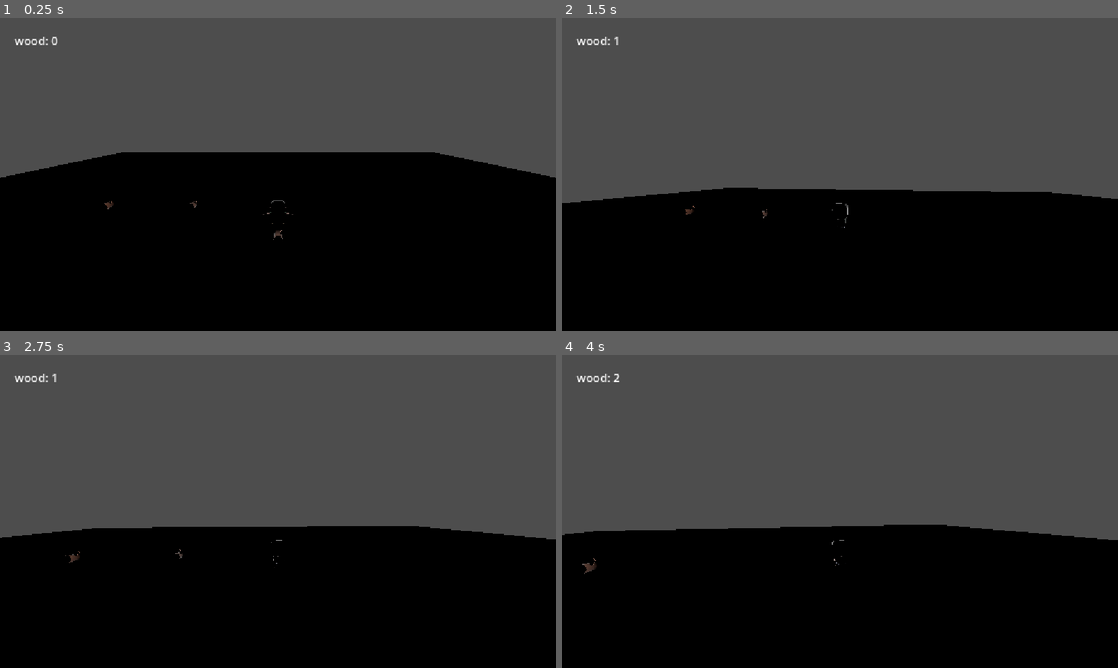
Above: before the commit, frames 1-4 (two rows, left to right).
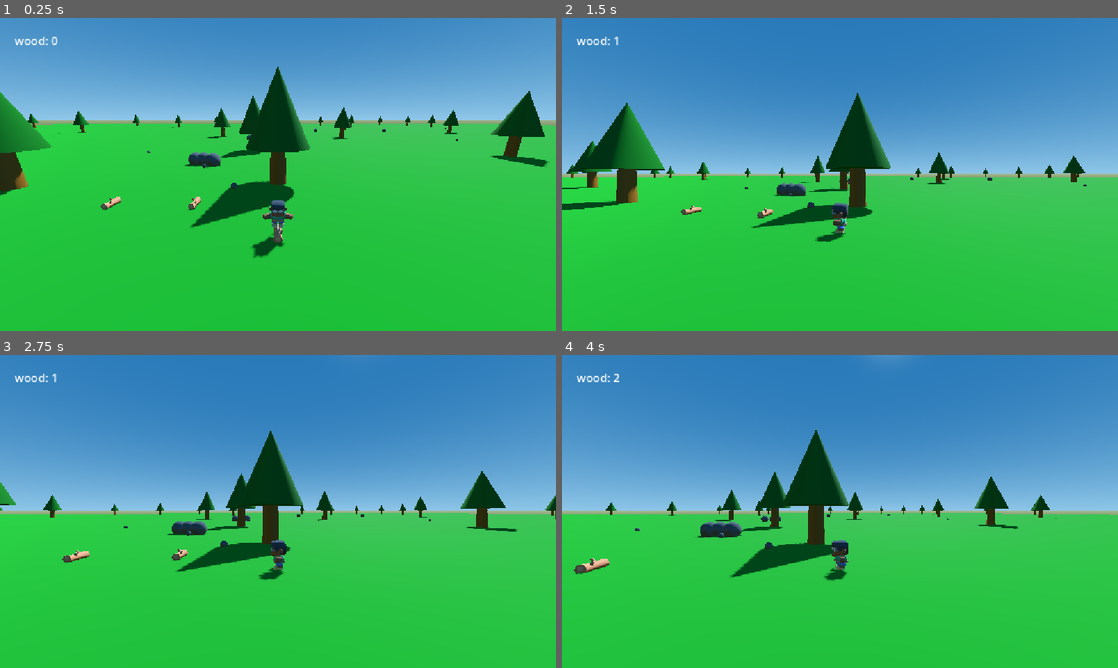
Above: after the commit, the same moments.

Repository: percyvisiy/ember1
Game: Godot game, scene res://Assets/scenes/game.tscn
Two runs of this game, one before a commit and one after it. Both use one fixed random seed, a clock stepped at 60 frames per second and the inputs below.
Inputs (mouse positions are in pixels of both pictures, inside the frame that each line leads up to):
- Up to frame 1 (0.25 s): no input
- Up to frame 2 (1.5 s): tap Enter at 0.5 s; move the mouse to (867, 174) at 0.52 s; hold E (interact) 0.53-1.28 s; hold Up from 0.53 s (still down); tap Space at 1.25 s; move the mouse to (812, 174) at 1.27 s; tap W (move_foward) at 1.35 s
- Up to frame 3 (2.75 s): keep holding Up; tap Enter at 2 s; move the mouse to (289, 505) at 2.02 s; tap Alt at 2.1 s
- Up to frame 4 (4 s): keep holding Up; tap Space at 2.75 s; move the mouse to (834, 517) at 2.77 s; tap Shift at 2.85 s; tap Enter at 3.5 s; move the mouse to (878, 514) at 3.52 s; hold E (interact) from 3.53 s (still down)

The runs differ from the first frame. In frame 1, 100% of the frame differs, in the area x 0-100%, y 0-100%; in frame 2, 100%; in frame 3, 100%; in frame 4, 100%.

Commit message:
feat: build the forest environment
Started shaping the world. Added the forest clearing, trees, rocks, procedural sky and sunlight. It's finally beginning to look like a place worth exploring.

Diff:
--- a/Assets/scenes/game.tscn
+++ b/Assets/scenes/game.tscn
@@ -4,17 +4,40 @@
 [ext_resource type="PackedScene" uid="uid://bk2xckeb5b5km" path="res://Assets/scenes/player.tscn" id="1_xhv1s"]
 [ext_resource type="PackedScene" uid="uid://bbe3wwh72dpks" path="res://Assets/scenes/wood.tscn" id="2_ykwck"]
 [ext_resource type="Script" uid="uid://b34jxgy52in8f" path="res://Assets/Scripts/hud.gd" id="4_2baba"]
+[ext_resource type="PackedScene" uid="uid://cru7da6innne2" path="res://Assets/scenes/tree.tscn" id="5_2baba"]
+[ext_resource type="PackedScene" uid="uid://c03jvoqpadrof" path="res://Assets/scenes/rock.tscn" id="6_egi8q"]
 
 [sub_resource type="BoxShape3D" id="BoxShape3D_4kxuq"]
-size = Vector3(30, 1, 30)
+size = Vector3(300, 1, 300)
+
+[sub_resource type="StandardMaterial3D" id="StandardMaterial3D_4kxuq"]
+albedo_color = Color(0.05882353, 0.54901963, 0.078431375, 1)
 
 [sub_resource type="BoxMesh" id="BoxMesh_4kxuq"]
-size = Vector3(30, 1, 30)
+material = SubResource("StandardMaterial3D_4kxuq")
+size = Vector3(300, 1, 300)
+
+[sub_resource type="ProceduralSkyMaterial" id="ProceduralSkyMaterial_vr60w"]
+sky_top_color = Color(0.15686275, 0.47058824, 0.72156864, 1)
+sky_horizon_color = Color(0.56078434, 0.78039217, 0.9098039, 1)
+ground_bottom_color = Color(0.32156864, 0.41960785, 0.25882354, 1)
+ground_horizon_color = Color(0.627451, 0.70980394, 0.5411765, 1)
+
+[sub_resource type="Sky" id="Sky_mm1bc"]
+sky_material = SubResource("ProceduralSkyMaterial_vr60w")
+
+[sub_resource type="Environment" id="Environment_4kxuq"]
+background_mode = 2
+sky = SubResource("Sky_mm1bc")
+ambient_light_source = 3
+ambient_light_energy = 0.7
 
 [node name="Game" type="Node3D" unique_id=845903344]
 script = ExtResource("1_t7i2e")
 
 [node name="DirectionalLight3D" type="DirectionalLight3D" parent="." unique_id=1381428]
+transform = Transform3D(0.8660254, 0.35355338, -0.35355338, 0, 0.70710677, 0.70710677, 0.5, -0.6123724, 0.6123724, 0, 0, 0)
+shadow_enabled = true
 
 [node name="player" parent="." unique_id=1571294799 instance=ExtResource("1_xhv1s")]
 transform = Transform3D(-1, 0, -1.509958e-07, 0, 1, 0, 1.509958e-07, 0, -1, 0, 0, 0)
@@ -27,6 +50,7 @@
 debug_color = Color(0.29591334, 0.62853366, 0.07560585, 0.41960785)
 
 [node name="MeshInstance3D" type="MeshInstance3D" parent="Ground" unique_id=801621414]
+transform = Transform3D(1, 0, 0, 0, 1, 0, 0, 0, 1, 0, 0.02, 0)
 mesh = SubResource("BoxMesh_4kxuq")
 
 [node name="woods" type="Node3D" parent="." unique_id=58301821]
@@ -58,3 +82,242 @@
 offset_transform_position = Vector2(30, 30)
 theme_override_font_sizes/font_size = 24
 text = "0"
+
+[node name="Environment" type="Node3D" parent="." unique_id=1940411131]
+
+[node name="Tree" parent="Environment" unique_id=729088781 instance=ExtResource("5_2baba")]
+transform = Transform3D(1, 0, 0, 0, 1, 0, 0, 0, 1, 12, 0, 4)
+
+[node name="Tree8" parent="Environment" unique_id=969262184 instance=ExtResource("5_2baba")]
+transform = Transform3D(1, 0, 0, 0, 1, 0, 0, 0, 1, -11.050318, 0, 31.208887)
+
+[node name="Tree9" parent="Environment" unique_id=209048901 instance=ExtResource("5_2baba")]
+transform = Transform3D(1, 0, 0, 0, 1, 0, 0, 0, 1, 10.241468, 0, 33.78804)
+
+[node name="Tree10" parent="Environment" unique_id=29424431 instance=ExtResource("5_2baba")]
+transform = Transform3D(1, 0, 0, 0, 1, 0, 0, 0, 1, 16.635365, -3.8146973e-06, -48.757706)
+
+[node name="Tree11" parent="Environment" unique_id=1904809885 instance=ExtResource("5_2baba")]
+transform = Transform3D(1, 0, 0, 0, 1, 0, 0, 0, 1, -17.008114, -3.8146973e-06, -53.49839)
+
+[node name="Tree12" parent="Environment" unique_id=878334948 instance=ExtResource("5_2baba")]
+transform = Transform3D(1, 0, 0, 0, 1, 0, 0, 0, 1, -54.768322, -3.8146973e-06, 28.679466)
+
+[node name="Tree13" parent="Environment" unique_id=1530942643 instance=ExtResource("5_2baba")]
+transform = Transform3D(1, 0, 0, 0, 1, 0, 0, 0, 1, -39.957706, 0, 43.75306)
+
+[node name="Tree14" parent="Environment" unique_id=941421255 instance=ExtResource("5_2baba")]
+transform = Transform3D(1, 0, 0, 0, 1, 0, 0, 0, 1, -20.518057, 0, 59.658867)
+
+[node name="Tree15" parent="Environment" unique_id=522314234 instance=ExtResource("5_2baba")]
+transform = Transform3D(1, 0, 0, 0, 1, 0, 0, 0, 1, -65.79201, 0, 85.32751)
+
+[node name="Tree16" parent="Environment" unique_id=680986695 instance=ExtResource("5_2baba")]
+transform = Transform3D(1, 0, 0, 0, 1, 0, 0, 0, 1, -31.160698, 0, 84.939026)
+
+[node name="Tree17" parent="Environment" unique_id=464958307 instance=ExtResource("5_2baba")]
+transform = Transform3D(1, 0, 0, 0, 1, 0, 0, 0, 1, 10.06559, 0, 69.393776)
+
+[node name="Tree18" parent="Environment" unique_id=1881969390 instance=ExtResource("5_2baba")]
+transform = Transform3D(1, 0, 0, 0, 1, 0, 0, 0, 1, 57.019955, 0, -20.764778)
+
+[node name="Tree19" parent="Environment" unique_id=1737640712 instance=ExtResource("5_2baba")]
+transform = Transform3D(1, 0, 0, 0, 1, 0, 0, 0, 1, 42.24268, 0, -70.52371)
+
+[node name="Tree20" parent="Environment" unique_id=710243177 instance=ExtResource("5_2baba")]
+transform = Transform3D(1, 0, 0, 0, 1, 0, 0, 0, 1, 65.84875, 0, -60.900604)
+
+[node name="Tree21" parent="Environment" unique_id=826253374 instance=ExtResource("5_2baba")]
+transform = Transform3D(1, 0, 0, 0, 1, 0, 0, 0, 1, -60.123604, 0, -45.474068)
+
+[node name="Tree22" parent="Environment" unique_id=1528443762 instance=ExtResource("5_2baba")]
+transform = Transform3D(1, 0, 0, 0, 1, 0, 0, 0, 1, -92.06708, 0, 5.9397964)
+
+[node name="Tree23" parent="Environment" unique_id=517193324 instance=ExtResource("5_2baba")]
+transform = Transform3D(1, 0, 0, 0, 1, 0, 0, 0, 1, -102.525375, 0, 58.903206)
+
+[node name="Tree24" parent="Environment" unique_id=145249109 instance=ExtResource("5_2baba")]
+transform = Transform3D(1, 0, 0, 0, 1, 0, 0, 0, 1, -119.44284, 0, 95.063545)
+
+[node name="Tree25" parent="Environment" unique_id=1053367402 instance=ExtResource("5_2baba")]
+transform = Transform3D(1, 0, 0, 0, 1, 0, 0, 0, 1, -68.69733, 0, 106.8843)
+
+[node name="Tree26" parent="Environment" unique_id=32642601 instance=ExtResource("5_2baba")]
+transform = Transform3D(1, 0, 0, 0, 1, 0, 0, 0, 1, -79.93541, 0, -91.12623)
+
+[node name="Tree27" parent="Environment" unique_id=1069636705 instance=ExtResource("5_2baba")]
+transform = Transform3D(1, 0, 0, 0, 1, 0, 0, 0, 1, 9.17173, -7.6293945e-06, -92.10053)
+
+[node name="Tree28" parent="Environment" unique_id=732298798 instance=ExtResource("5_2baba")]
+transform = Transform3D(1, 0, 0, 0, 1, 0, 0, 0, 1, -28.439186, -7.6293945e-06, -100.74811)
+
+[node name="Tree29" parent="Environment" unique_id=630985020 instance=ExtResource("5_2baba")]
+transform = Transform3D(1, 0, 0, 0, 1, 0, 0, 0, 1, -65.3316, -7.6293945e-06, 130.1959)
+
+[node name="Tree30" parent="Environment" unique_id=1341452380 instance=ExtResource("5_2baba")]
+transform = Transform3D(1, 0, 0, 0, 1, 0, 0, 0, 1, -103.77769, -7.6293945e-06, 120.18021)
+
+[node name="Tree31" parent="Environment" unique_id=1015433081 instance=ExtResource("5_2baba")]
+transform = Transform3D(1, 0, 0, 0, 1, 0, 0, 0, 1, -23.199371, -7.6293945e-06, 109.813446)
+
+[node name="Tree32" parent="Environment" unique_id=1588778284 instance=ExtResource("5_2baba")]
+transform = Transform3D(1, 0, 0, 0, 1, 0, 0, 0, 1, 10.008568, 0, 107.91704)
+
+[node name="Tree33" parent="Environment" unique_id=1357628391 instance=ExtResource("5_2baba")]
+transform = Transform3D(1, 0, 0, 0, 1, 0, 0, 0, 1, 41.166992, 0, 82.46291)
+
+[node name="Tree34" parent="Environment" unique_id=470163364 instance=ExtResource("5_2baba")]
+transform = Transform3D(1, 0, 0, 0, 1, 0, 0, 0, 1, 47.628067, 0, 46.04459)
+
+[node name="Tree35" parent="Environment" unique_id=1973377308 instance=ExtResource("5_2baba")]
+transform = Transform3D(1, 0, 0, 0, 1, 0, 0, 0, 1, 55.228897, 0, 8.36092)
+
+[node name="Tree36" parent="Environment" unique_id=1214258393 instance=ExtResource("5_2baba")]
+transform = Transform3D(1, 0, 0, 0, 1, 0, 0, 0, 1, 58.979385, 0, 7.5294495)
+
+[node name="Tree37" parent="Environment" unique_id=1348535076 instance=ExtResource("5_2baba")]
+transform = Transform3D(1, 0, 0, 0, 1, 0, 0, 0, 1, 36.42289, 0, 120.29723)
+
+[node name="Tree38" parent="Environment" unique_id=1136047146 instance=ExtResource("5_2baba")]
+transform = Transform3D(1, 0, 0, 0, 1, 0, 0, 0, 1, 79.25034, 0, -103.97808)
+
+[node name="Tree39" parent="Environment" unique_id=1912439165 instance=ExtResource("5_2baba")]
+transform = Transform3D(1, 0, 0, 0, 1, 0, 0, 0, 1, 89.50284, 0, -62.473812)
+
+[node name="Tree40" parent="Environment" unique_id=352778737 instance=ExtResource("5_2baba")]
+transform = Transform3D(1, 0, 0, 0, 1, 0, 0, 0, 1, 74.71036, 0, 37.805813)
+
+[node name="Tree41" parent="Environment" unique_id=1908026680 instance=ExtResource("5_2baba")]
+transform = Transform3D(1, 0, 0, 0, 1, 0, 0, 0, 1, 129.96867, 0, -120.90521)
+
+[node name="Tree42" parent="Environment" unique_id=1425385385 instance=ExtResource("5_2baba")]
+transform = Transform3D(1, 0, 0, 0, 1, 0, 0, 0, 1, 113.797195, 0, -32.913437)
+
+[node name="Tree43" parent="Environment" unique_id=81540311 instance=ExtResource("5_2baba")]
+transform = Transform3D(1, 0, 0, 0, 1, 0, 0, 0, 1, 82.88255, 0, -21.134888)
+
+[node name="Tree44" parent="Environment" unique_id=1758425338 instance=ExtResource("5_2baba")]
+transform = Transform3D(1, 0, 0, 0, 1, 0, 0, 0, 1, 68.28653, 0, 96.94682)
+
+[node name="Tree45" parent="Environment" unique_id=1354027415 instance=ExtResource("5_2baba")]
+transform = Transform3D(1, 0, 0, 0, 1, 0, 0, 0, 1, 85.965034, 0, 124.07402)
+
+[node name="Tree46" parent="Environment" unique_id=1347793515 instance=ExtResource("5_2baba")]
+transform = Transform3D(1, 0, 0, 0, 1, 0, 0, 0, 1, 97.11152, 0, 99.43901)
+
+[node name="Tree47" parent="Environment" unique_id=766169611 instance=ExtResource("5_2baba")]
+transform = Transform3D(1, 0, 0, 0, 1, 0, 0, 0, 1, 115.02009, 0, 55.482437)
+
+[node name="Tree48" parent="Environment" unique_id=551993727 instance=ExtResource("5_2baba")]
+transform = Transform3D(1, 0, 0, 0, 1, 0, 0, 0, 1, 103.42365, 0, 21.75608)
+
+[node name="Tree49" parent="Environment" unique_id=1196703443 instance=ExtResource("5_2baba")]
+transform = Transform3D(1, 0, 0, 0, 1, 0, 0, 0, 1, 111.79191, 0, -86.75761)
+
+[node name="Tree50" parent="Environment" unique_id=423043711 instance=ExtResource("5_2baba")]
+transform = Transform3D(1, 0, 0, 0, 1, 0, 0, 0, 1, 90.823105, 0, 66.70078)
+
+[node name="Tree51" parent="Environment" unique_id=1974859262 instance=ExtResource("5_2baba")]
+transform = Transform3D(1, 0, 0, 0, 1, 0, 0, 0, 1, 90.823105, 0, 73.33544)
+
+[node name="Tree53" parent="Environment" unique_id=240553122 instance=ExtResource("5_2baba")]
+transform = Transform3D(1, 0, 0, 0, 1, 0, 0, 0, 1, 0, 0, -8.287827)
+
+[node name="Tree52" parent="Environment" unique_id=294441463 instance=ExtResource("5_2baba")]
+transform = Transform3D(1, 0, 0, 0, 1, 0, 0, 0, 1, 0, 0, 4.7883606)
+
+[node name="Tree2" parent="Environment" unique_id=830358150 instance=ExtResource("5_2baba")]
+transform = Transform3D(0.99999994, 0, 0, 0, 0.99999994, 0, 0, 0, 1, 2.3349857, 0.024168015, 15.556261)
+
+[node name="Tree3" parent="Environment" unique_id=2127463164 instance=ExtResource("5_2baba")]
+transform = Transform3D(1, 0, 0, 0, 1, 0, 0, 0, 1, 30.15754, 0, 12.978961)
+
+[node name="Tree4" parent="Environment" unique_id=1890232372 instance=ExtResource("5_2baba")]
+transform = Transform3D(1, 0, 0, 0, 1, 0, 0, 0, 1, -7.73937, 0, -18.952684)
+
+[node name="Tree5" parent="Environment" unique_id=2029362942 instance=ExtResource("5_2baba")]
+transform = Transform3D(1, 0, 0, 0, 1, 0, 0, 0, 1, 24.024366, 0, -13.886204)
+
+[node name="Tree6" parent="Environment" unique_id=1079402095 instance=ExtResource("5_2baba")]
+transform = Transform3D(1, 0, 0, 0, 1, 0, 0, 0, 1, -19.807388, 0.003616333, 12.407457)
+
+[node name="Tree7" parent="Environment" unique_id=1104938899 instance=ExtResource("5_2baba")]
+transform = Transform3D(1, 0, 0, 0, 1, 0, 0, 0, 1, -27.815153, -0.20322227, -11.112071)
+
+[node name="Rock" parent="Environment" unique_id=1058110168 instance=ExtResource("6_egi8q")]
+transform = Transform3D(0.3, 0, 0, 0, 0.3, 0, 0, 0, 0.3, 34.860275, 0, -31.884914)
+
+[node name="Rock5" parent="Environment" unique_id=1396899841 instance=ExtResource("6_egi8q")]
+transform = Transform3D(0.3, 0, 0, 0, 0.3, 0, 0, 0, 0.3, -26.652782, 0, 25.836597)
+
+[node name="Rock6" parent="Environment" unique_id=1067106410 instance=ExtResource("6_egi8q")]
+transform = Transform3D(0.3, 0, 0, 0, 0.3, 0, 0, 0, 0.3, -58.74163, 0, 68.49925)
+
+[node name="Rock7" parent="Environment" unique_id=1092057521 instance=ExtResource("6_egi8q")]
+transform = Transform3D(0.3, 0, 0, 0, 0.3, 0, 0, 0, 0.3, 2.4768524, 0, 26.215946)
+
+[node name="Rock8" parent="Environment" unique_id=296092291 instance=ExtResource("6_egi8q")]
+transform = Transform3D(0.3, 0, 0, 0, 0.3, 0, 0, 0, 0.3, 2.745409, 0, 26.285818)
+
+[node name="Rock9" parent="Environment" unique_id=1196043837 instance=ExtResource("6_egi8q")]
+transform = Transform3D(0.3, 0, 0, 0, 0.3, 0, 0, 0, 0.3, 2.8183002, 0, 26.168491)
+
+[node name="Rock10" parent="Environment" unique_id=1858265957 instance=ExtResource("6_egi8q")]
+transform = Transform3D(0.3, 0, 0, 0, 0.3, 0, 0, 0, 0.3, 2.6844025, 0, 26.13341)
+
+[node name="Rock11" parent="Environment" unique_id=1089892913 instance=ExtResource("6_egi8q")]
+transform = Transform3D(0.3, 0, 0, 0, 0.3, 0, 0, 0, 0.3, 4.8187237, 0, 8.193516)
+
+[node name="Rock21" parent="Environment" unique_id=1677008864 instance=ExtResource("6_egi8q")]
+transform = Transform3D(1, 0, 0, 0, 1, 0, 0, 0, 1, 5.129919, 0, 9.1300125)
+
+[node name="Rock22" parent="Environment" unique_id=1178467877 instance=ExtResource("6_egi8q")]
+transform = Transform3D(1, 0, 0, 0, 1, 0, 0, 0, 1, -27.58888, 0, 49.377964)
+
+[node name="Rock23" parent="Environment" unique_id=2074452360 instance=ExtResource("6_egi8q")]
+transform = Transform3D(1, 0, 0, 0, 1, 0, 0, 0, 1, -9.839777, 0, 49.768047)
+
+[node name="Rock24" parent="Environment" unique_id=603587244 instance=ExtResource("6_egi8q")]
+transform = Transform3D(1, 0, 0, 0, 1, 0, 0, 0, 1, -44.136528, 0, -60.57397)
+
+[node name="Rock25" parent="Environment" unique_id=804829493 instance=ExtResource("6_egi8q")]
+transform = Transform3D(1, 0, 0, 0, 1, 0, 0, 0, 1, -44.136528, 0, -60.57397)
+
+[node name="Rock12" parent="Environment" unique_id=540932703 instance=ExtResource("6_egi8q")]
+transform = Transform3D(0.3, 0, 0, 0, 0.3, 0, 0, 0, 0.3, 3.1915932, 0, 26.80708)
+
+[node name="Rock13" parent="Environment" unique_id=527773986 instance=ExtResource("6_egi8q")]
+transform = Transform3D(0.3, 0, 0, 0, 0.3, 0, 0, 0, 0.3, 2.1622639, 0, 27.224403)
+
+[node name="Rock14" parent="Environment" unique_id=1924654272 instance=ExtResource("6_egi8q")]
+transform = Transform3D(0.3, 0, 0, 0, 0.3, 0, 0, 0, 0.3, 2.1622639, 0, 27.224403)
+
+[node name="Rock3" parent="Environment" unique_id=675588204 instance=ExtResource("6_egi8q")]
+transform = Transform3D(0.3, 0, 0, 0, 0.3, 0, 0, 0, 0.3, 12, 0, 14)
+
+[node name="Rock4" parent="Environment" unique_id=144263394 instance=ExtResource("6_egi8q")]
+transform = Transform3D(0.3, 0, 0, 0, 0.3, 0, 0, 0, 0.3, 2, 0, 4)
+
+[node name="Rock2" parent="Environment" unique_id=792522448 instance=ExtResource("6_egi8q")]
+transform = Transform3D(1, 0, 0, 0, 1, 0, 0, 0, 1, 3.1887074, 0, 27.908577)
+
+[node name="Rock15" parent="Environment" unique_id=1942233885 instance=ExtResource("6_egi8q")]
+transform = Transform3D(1, 0, 0, 0, 1, 0, 0, 0, 1, 2.5416107, 0, 27.754467)
+
+[node name="Rock16" parent="Environment" unique_id=195308364 instance=ExtResource("6_egi8q")]
+transform = Transform3D(1, 0, 0, 0, 1, 0, 0, 0, 1, 4.277256, 0, 26.863777)
+
+[node name="Rock17" parent="Environment" unique_id=1314255941 instance=ExtResource("6_egi8q")]
+transform = Transform3D(1, 0, 0, 0, 1, 0, 0, 0, 1, 4.4132404, 0, 8.826372)
+
+[node name="Rock18" parent="Environment" unique_id=248187903 instance=ExtResource("6_egi8q")]
+transform = Transform3D(1, 0, 0, 0, 1, 0, 0, 0, 1, 5.690878, 0, 9.144858)
+
+[node name="Rock19" parent="Environment" unique_id=44216479 instance=ExtResource("6_egi8q")]
+transform = Transform3D(1, 0, 0, 0, 1, 0, 0, 0, 1, -46.29873, 0, -1.2423496)
+
+[node name="Rock20" parent="Environment" unique_id=918165767 instance=ExtResource("6_egi8q")]
+transform = Transform3D(1, 0, 0, 0, 1, 0, 0, 0, 1, -46.29873, 0, -1.2423496)
+
+[node name="WorldEnvironment" type="WorldEnvironment" parent="." unique_id=1086567005]
+environment = SubResource("Environment_4kxuq")
--- /dev/null
+++ b/Assets/scenes/rock.tscn
@@ -0,0 +1,22 @@
+[gd_scene format=3 uid="uid://c03jvoqpadrof"]
+
+[sub_resource type="StandardMaterial3D" id="StandardMaterial3D_62yky"]
+albedo_color = Color(0.3606229, 0.34993547, 0.35207295, 1)
+
+[sub_resource type="SphereMesh" id="SphereMesh_4kxuq"]
+material = SubResource("StandardMaterial3D_62yky")
+
+[sub_resource type="SphereShape3D" id="SphereShape3D_qwqyf"]
+radius = 0.50332236
+
+[node name="Rock" type="Node3D" unique_id=1058110168]
+
+[node name="StaticBody3D" type="StaticBody3D" parent="." unique_id=1386572382]
+
+[node name="MeshInstance3D" type="MeshInstance3D" parent="StaticBody3D" unique_id=1093337514]
+transform = Transform3D(1, 0, 0, 0, 1, 0, 0, 0, 1, 0, 0.35, 0)
+mesh = SubResource("SphereMesh_4kxuq")
+
+[node name="CollisionShape3D" type="CollisionShape3D" parent="StaticBody3D" unique_id=461378134]
+transform = Transform3D(1, 0, 0, 0, 1, 0, 0, 0, 1, 0, 0.35, 0)
+shape = SubResource("SphereShape3D_qwqyf")
--- /dev/null
+++ b/Assets/scenes/tree.tscn
@@ -0,0 +1,39 @@
+[gd_scene format=3 uid="uid://cru7da6innne2"]
+
+[sub_resource type="CapsuleShape3D" id="CapsuleShape3D_65xwo"]
+radius = 0.45
+height = 3.0
+
+[sub_resource type="StandardMaterial3D" id="StandardMaterial3D_yvsax"]
+albedo_color = Color(0.019607844, 0.38431373, 0.007843138, 1)
+
+[sub_resource type="CylinderMesh" id="CylinderMesh_r8qnq"]
+material = SubResource("StandardMaterial3D_yvsax")
+top_radius = 0.0
+bottom_radius = 1.5
+height = 3.5
+
+[sub_resource type="StandardMaterial3D" id="StandardMaterial3D_62yky"]
+albedo_color = Color(0.53399915, 0.3204647, 0, 1)
+
+[sub_resource type="CylinderMesh" id="CylinderMesh_4kxuq"]
+material = SubResource("StandardMaterial3D_62yky")
+top_radius = 0.3
+bottom_radius = 0.4
+height = 3.0
+
+[node name="Tree" type="Node3D" unique_id=729088781]
+
+[node name="StaticBody3D" type="StaticBody3D" parent="." unique_id=430757799]
+
+[node name="CollisionShape3D" type="CollisionShape3D" parent="StaticBody3D" unique_id=1164690494]
+transform = Transform3D(1, 0, 0, 0, 1, 0, 0, 0, 1, 0, 1.5, 0)
+shape = SubResource("CapsuleShape3D_65xwo")
+
+[node name="Crown" type="MeshInstance3D" parent="StaticBody3D" unique_id=1183286091]
+transform = Transform3D(1, 0, 0, 0, 1, 0, 0, 0, 1, 0, 3.5, 0)
+mesh = SubResource("CylinderMesh_r8qnq")
+
+[node name="Trunk" type="MeshInstance3D" parent="StaticBody3D" unique_id=1953408516]
+transform = Transform3D(1, 0, 0, 0, 1, 0, 0, 0, 1, 0, 1.5, 0)
+mesh = SubResource("CylinderMesh_4kxuq")
